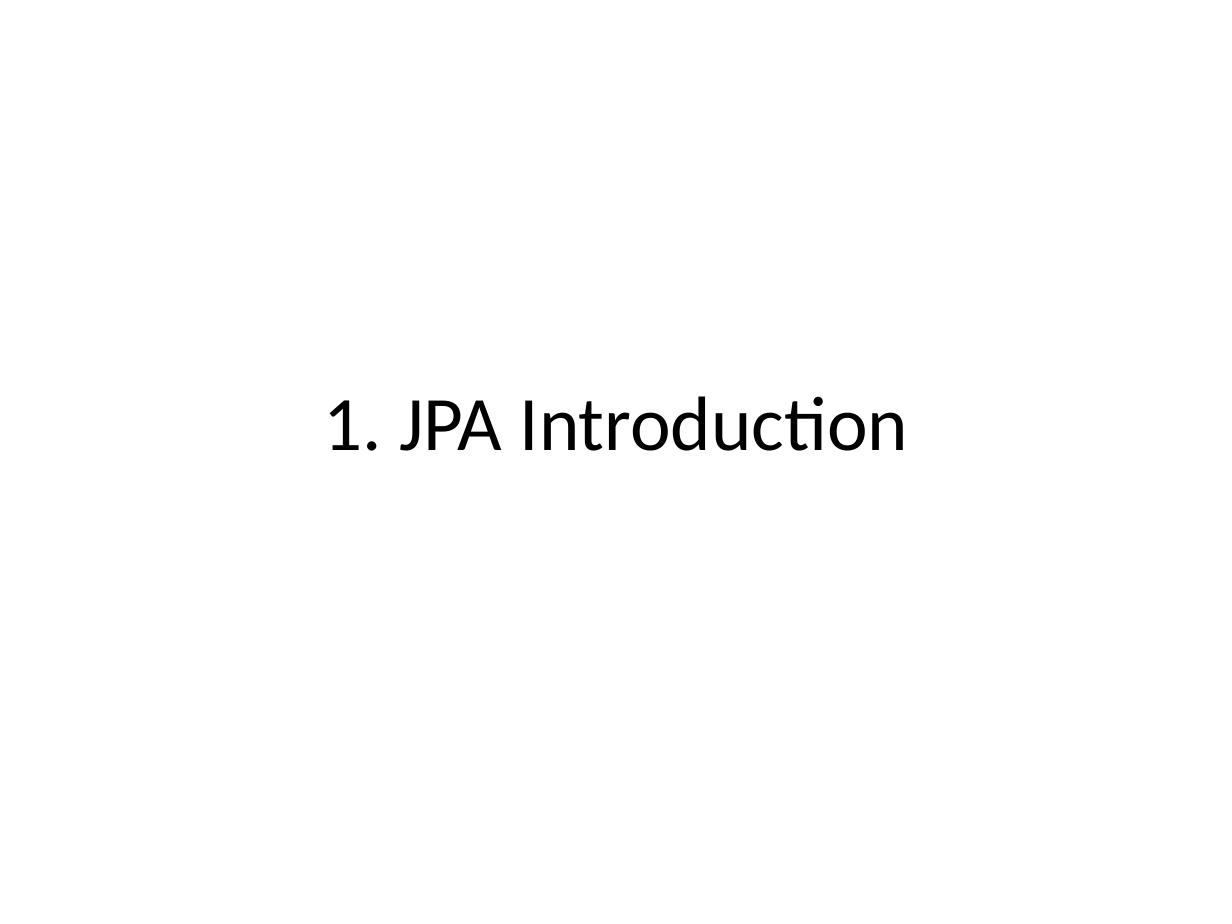
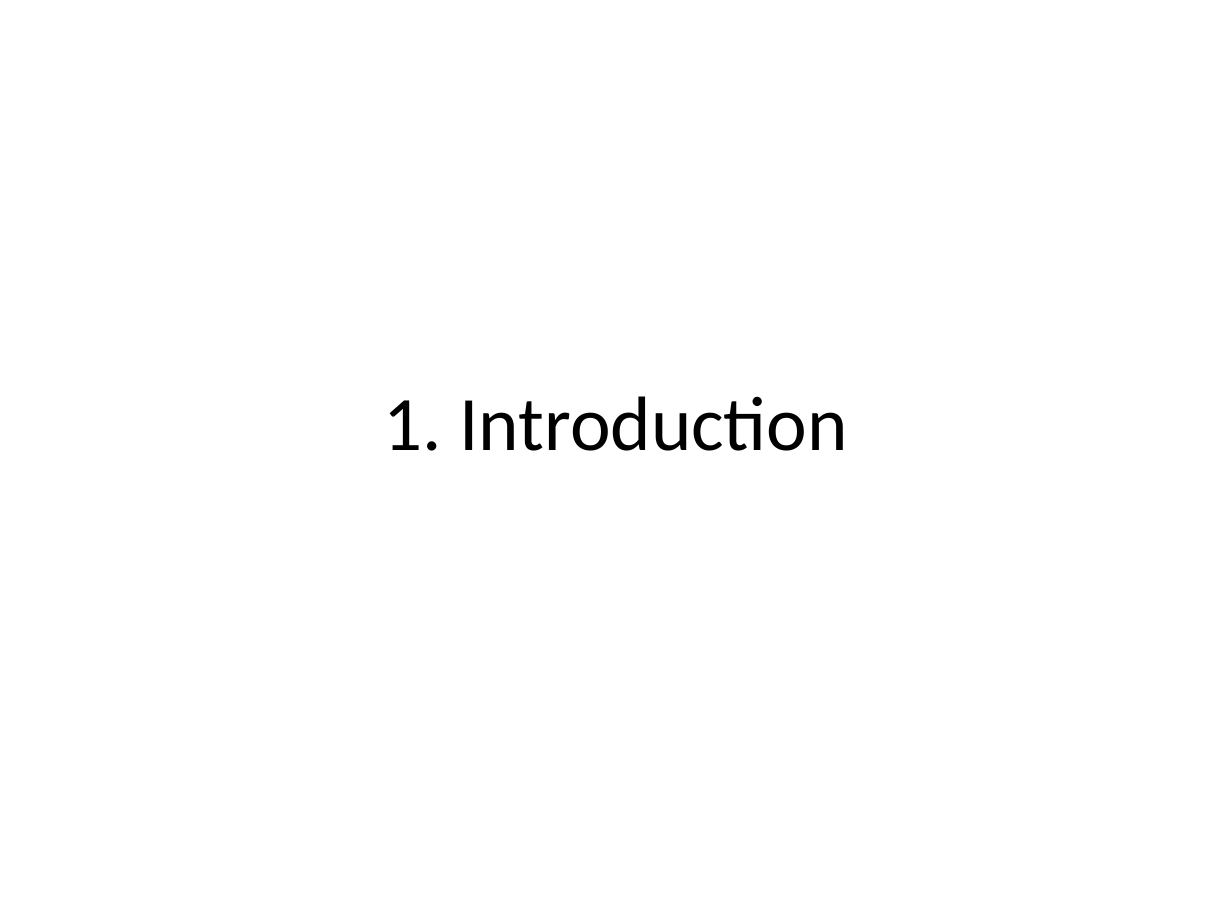
Before and after one commit to lawren43/mytest-repo, a slide deck: slide 2 of test-springmvc/doc/1.JPA Introduction.pptx. Drawn at 1232x924 pixels with LibreOffice and Linux fonts; fonts in the diff are those of the drawing. Boxes give left, top, right and bottom in pixels: in the first picture for what was removed or moved away, otherwise in the second. Text is boxed around its words. In the diff, an @@ line names an element or a change of style, - is before the commit and + after.

```diff
--- a/test-springmvc/doc/1.JPA Introduction.pptx
+++ b/test-springmvc/doc/1.JPA Introduction.pptx
@@ title at [384, 396, 848, 451]: text changed @@
-1. JPA Introduction
+1. Introduction
```
Also in this commit, not shown: 4 other slides changed, 11 slides added, 10 slides removed, 5 other files.
